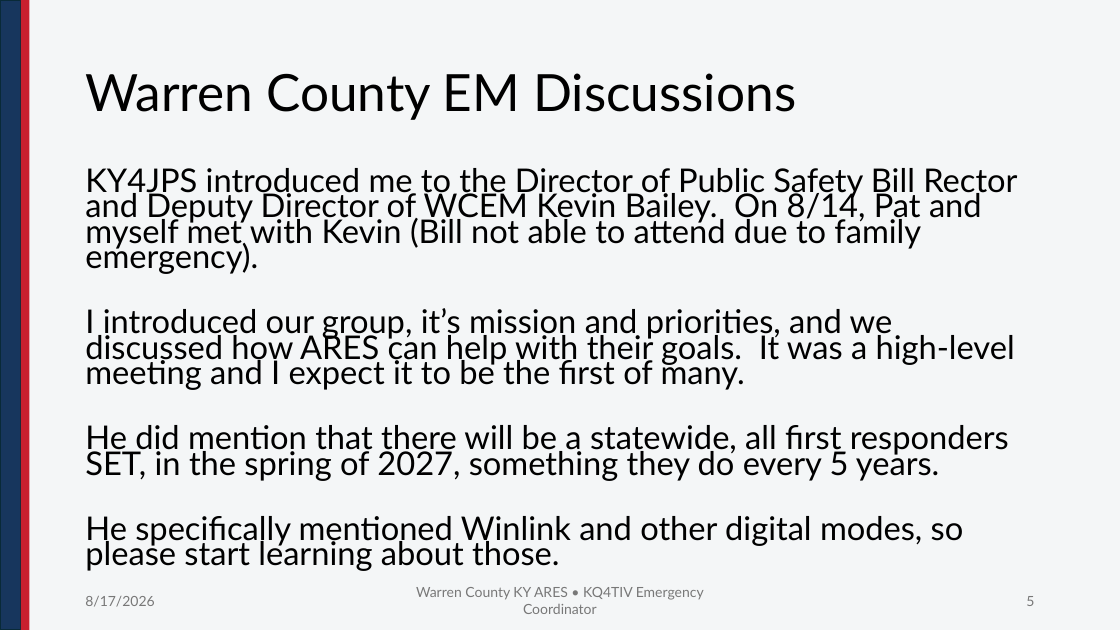
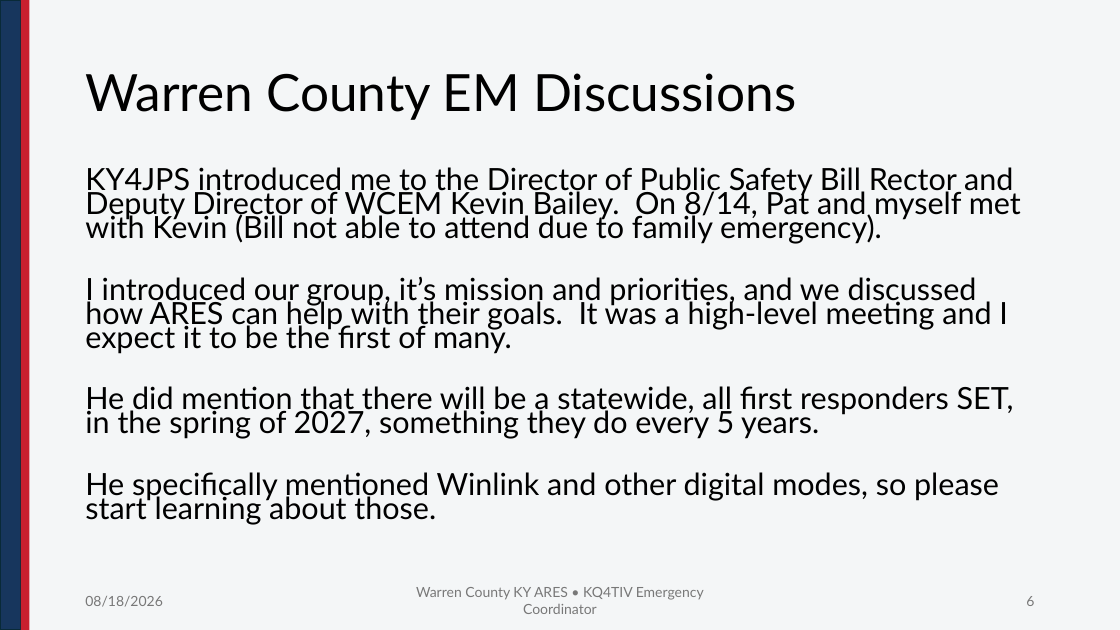
Before and after one commit to nathanielbutts/nathanielbutts.github.io, a slide deck: slide 6 of documents/training/WCKY ARES Meeting 20260903.pptx (slide 5 before the commit). Drawn at 1120x630 pixels with LibreOffice and Linux fonts; fonts in the diff are those of the drawing; background and template pictures are left out. Boxes give left, top, right and bottom in pixels: in the first picture for what was removed or moved away, otherwise in the second. Text is boxed around its words. In the diff, an @@ line names an element or a change of style, - is before the commit and + after.

Commit message:
updated

```diff
--- a/documents/training/WCKY ARES Meeting 20260903.pptx
+++ b/documents/training/WCKY ARES Meeting 20260903.pptx
@@ text "KY4JPS introduced me to the ..." at [85,167,1021,525]: size 28 to 26.2 pt @@
@@ text at [85,596,162,607]: text changed @@
-8/17/2026
+08/18/2026
@@ page number at [1026,596,1034,606]: text changed @@
-5
+6
```
Also in this commit, not shown: 5 other slides changed, 1 slide added.
